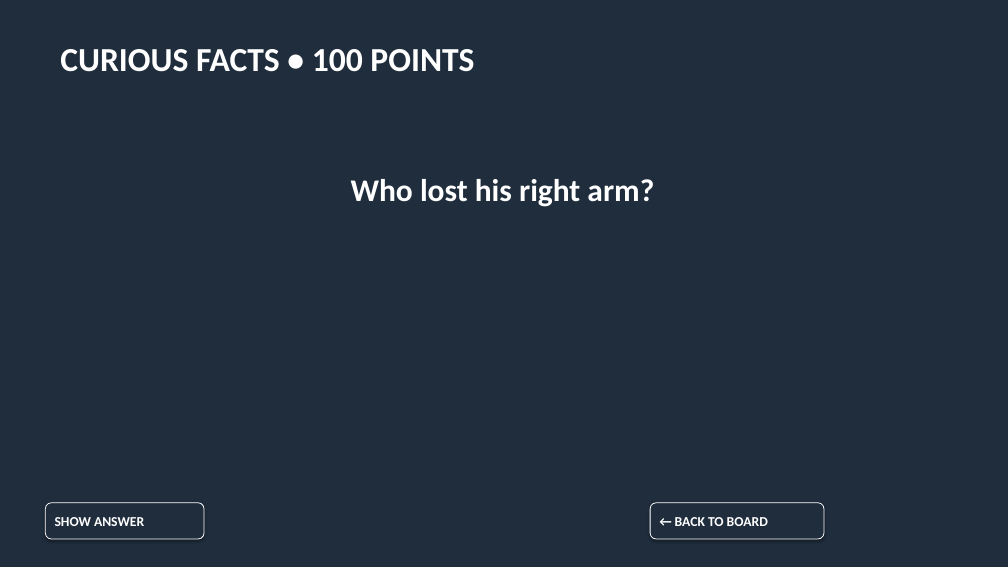
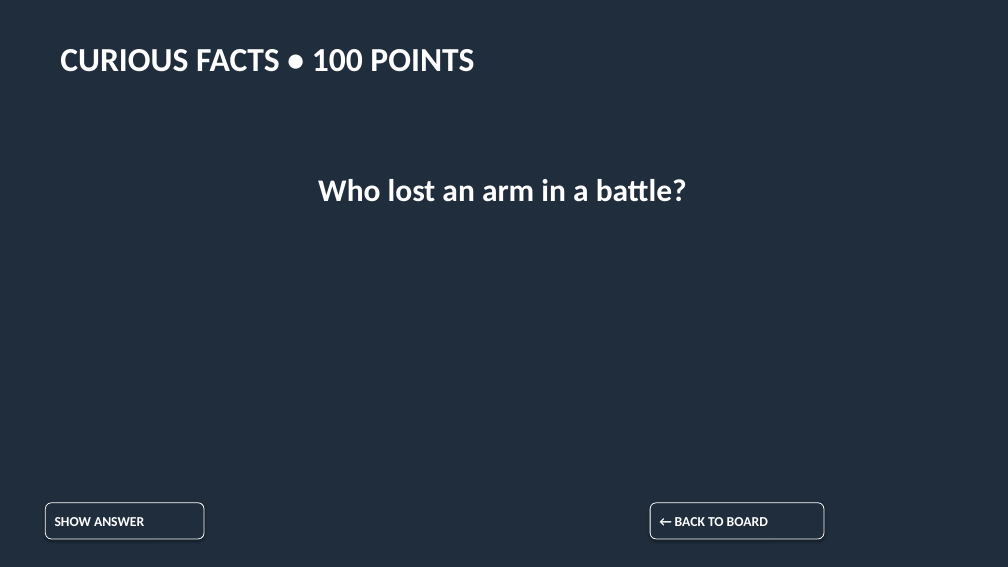
Before and after one commit to 2rister/TeacherSwitxher-, a slide deck: slide 51 of materials/jeopardy/Jeopardy_Interesting_People_A2_fixed.pptx. Drawn at 1008x567 pixels with LibreOffice and Linux fonts; fonts in the diff are those of the drawing. Boxes give left, top, right and bottom in pixels: in the first picture for what was removed or moved away, otherwise in the second. Text is boxed around its words. In the diff, an @@ line names an element or a change of style, - is before the commit and + after.

```diff
--- a/materials/jeopardy/Jeopardy_Interesting_People_A2_fixed.pptx
+++ b/materials/jeopardy/Jeopardy_Interesting_People_A2_fixed.pptx
@@ text at (318, 179, 687, 202): text changed @@
-Who lost his right arm?
+Who lost an arm in a battle?
```
Also in this commit, not shown: 4 other slides changed, 49 other files.
